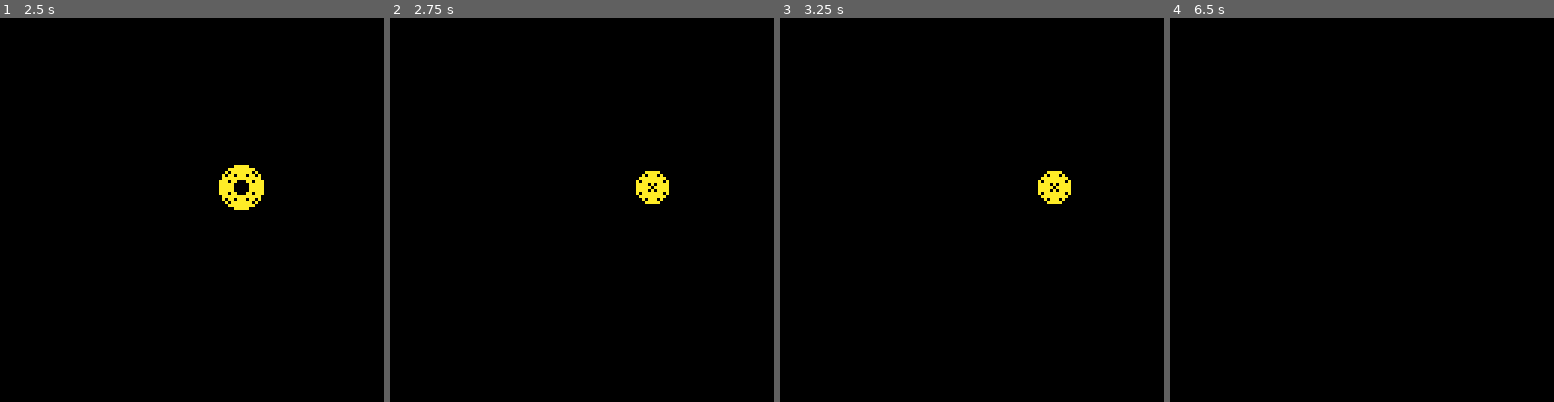
Above: before the commit, frames 1-4 (left to right).
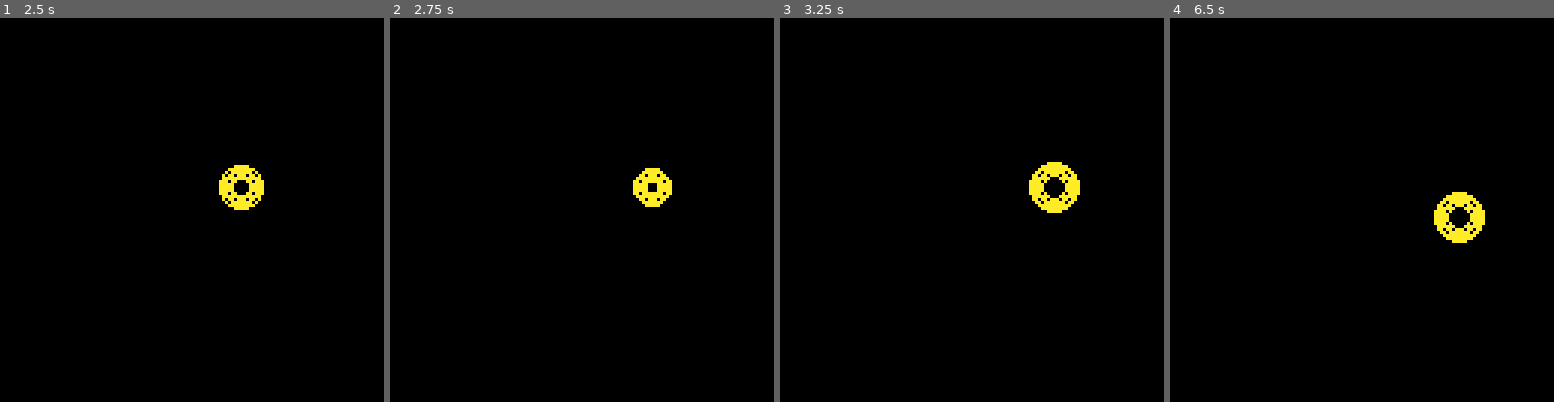
Above: after the commit, the same moments.

Repository: Alfie-Edwards/LoopHole
Game: PICO-8 cartridge loop.p8
Same seed, same stepped clock (60 frames per second), same inputs: the game is played once before the commit and once after it.
Inputs:
- Up to frame 1 (2.5 s): tap X (X key) at 0.33, 1.07, 1.85 s; tap O (Z key) at 0.7, 1.7, 2.1 s; hold Right 1.6-2.1 s; hold Up 2.15-2.42 s; hold Right from 2.47 s (still down)
- Up to frame 2 (2.75 s): keep holding Right; tap O (Z key) at 2.5 s
- Up to frame 3 (3.25 s): tap O (Z key) at 2.9 s; tap X (X key) at 2.97 s; release Right at 3.03 s; hold Left from 3.08 s (still down)
- Up to frame 4 (6.5 s): tap O (Z key) every 0.4 s from 3.3 to 6.1 s; release Left at 3.58 s; hold Down 3.63-3.97 s; hold Right 4.02-4.68 s; tap X (X key) at 4.08, 5.2, 6.32 s; hold Up 4.73-5.03 s; hold Left 5.08-5.68 s; hold Down 5.73-6.03 s; hold Right from 6.08 s (still down)

Frame 1 is identical in both runs. In frame 2, 0.2% of the frame differs, in the area x 63-74%, y 39-50%; in frame 3, 0.9%; in frame 4, 1.0%, in the area x 68-83%, y 45-59%.

Commit message:
Bound loop

Diff:
--- a/loop.p8
+++ b/loop.p8
@@ -21,6 +21,13 @@
 	if (btn(3)) then loop.y = loop.y + 1 end
 	if (btn(4)) then loop.r = loop.r - 1 end
 	if (btn(5)) then loop.r = loop.r + 1 end
+
+	loop.r = max(loop.r - 1, loop.w)
+	loop.r = min(loop.r + 1, 32)
+	loop.x = max(loop.r - 64, loop.x - 1)
+	loop.x = min(64 - loop.r - 1, loop.x + 1)
+	loop.y = max(loop.r - 64, loop.y - 1)
+	loop.y = min(64 - loop.r - 1, loop.y + 1)
 
 	local i = 1
 	while i <= #curios do
